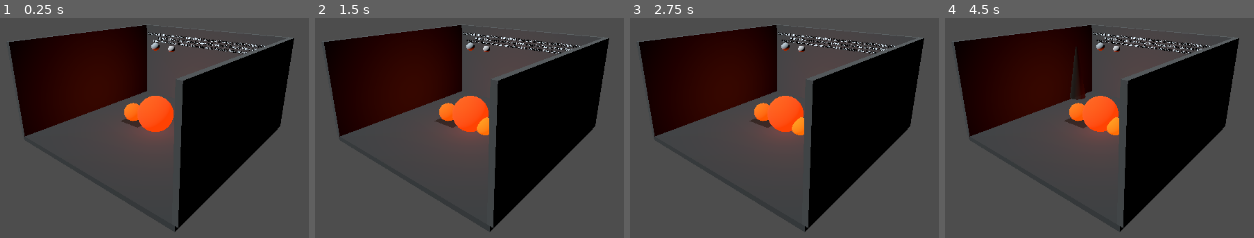
Above: before the commit, frames 1-4 (left to right).
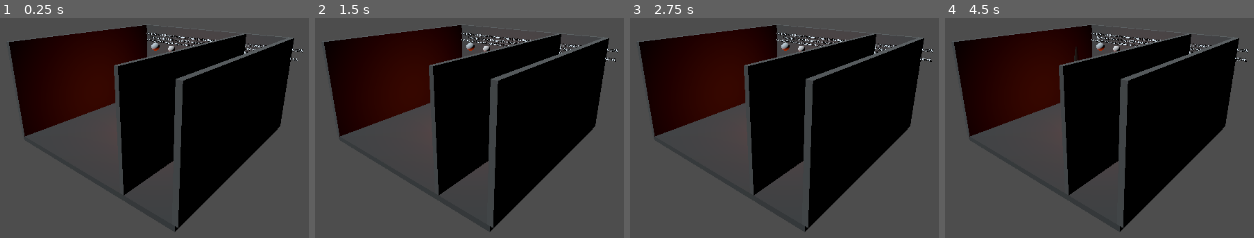
Above: after the commit, the same moments.

Repository: kblood/GameSystems
Game: Godot game, scene res://demos/sprinkler_fire/fire_station_demo.tscn
Same seed, same stepped clock (60 frames per second), same inputs: the game is played once before the commit and once after it. The project has no main scene, so this scene is started directly.
Inputs:
- Up to frame 1 (0.25 s): no input
- Up to frame 2 (1.5 s): tap Enter at 0.5 s; hold D 0.53-1.28 s; tap H at 0.6 s; tap G at 0.8, 1.35 s; hold S from 1.28 s (still down)
- Up to frame 3 (2.75 s): tap H at 1.55, 2.1 s; tap Space at 2 s; release S at 2.03 s; hold D from 2.03 s (still down); tap G at 2.3 s
- Up to frame 4 (4.5 s): tap Enter at 2.75, 4.25 s; tap G at 2.85, 3.8 s; tap H at 3.05 s; tap Space at 3.5 s; release D at 3.53 s; hold S from 3.53 s (still down); tap F at 3.6 s; tap V at 4.35 s

The runs differ from the first frame. In frame 1, 13% of the frame differs, in the area x 36-99%, y 6-81%; in frame 2, 13%; in frame 3, 13%; in frame 4, 13%.

Commit message:
Integrate thermal portals into fire demo

Diff:
--- a/godot/demos/sprinkler_fire/fire_station_demo.gd
+++ b/godot/demos/sprinkler_fire/fire_station_demo.gd
@@ -2,6 +2,7 @@
 ## Small runnable composition of the native thermal, supply, battery, pump and sprinkler kernels.
 
 const Thermal = preload("res://addons/gs_thermal/gs_thermal_system.gd")
+const ThermalPortals = preload("res://addons/gs_thermal_portals/gs_thermal_portal_system.gd")
 const FireSpread = preload("res://addons/gs_fire_spread/gs_spatial_fire_spread_system.gd")
 const SupplyTank = preload("res://addons/gs_resource_adapters/gs_supply_tank.gd")
 const Sprinklers = preload("res://addons/gs_sprinklers/gs_sprinkler_system.gd")
@@ -11,6 +12,8 @@
 const PuddleFire = preload("res://addons/gs_thermal/gs_puddle_fire_adapter.gd")
 
 const ROOM_ID := &"demo-room"
+const ADJACENT_ROOM_ID := &"adjacent-room"
+const DOOR_ID := &"compartment-door"
 const FIRE_ID := &"burning-pallet"
 const SPREAD_FIRE_ID := &"nearby-crate"
 const SPILL_FIRE_ID := &"diesel-spill-fire"
@@ -26,6 +29,7 @@
 const WATER_CAPACITY_ML := 20000.0
 
 var thermal: RefCounted
+var thermal_portals: RefCounted
 var fire_spread: RefCounted
 var tank: RefCounted
 var diesel_tank: RefCounted
@@ -39,6 +43,7 @@
 var sprinkler_water_puddle_id := -1
 var fuel_valve_open := false
 var valve_open := true
+var compartment_door_open := false
 var main_switch_on := true
 var fault_switch_on := false
 var last_spray_ml := 0.0
@@ -56,6 +61,7 @@
 var _spill_fire_visual: MeshInstance3D
 var _spill_visual: MeshInstance3D
 var _sprinkler_runoff_visual: MeshInstance3D
+var _door_visual: Node3D
 
 
 func _ready() -> void:
@@ -63,6 +69,9 @@
 	thermal = Thermal.new()
 	# A low bounded capacity makes automatic sensor activation visible in a short demo.
 	thermal.add_room(ROOM_ID, {"temperature_c": 20.0, "heat_capacity_kj_c": 0.1})
+	thermal.add_room(ADJACENT_ROOM_ID, {"temperature_c": 20.0, "heat_capacity_kj_c": 0.1})
+	thermal_portals = ThermalPortals.new(thermal)
+	thermal_portals.add_portal(DOOR_ID, ROOM_ID, ADJACENT_ROOM_ID, {"opening": 0.0})
 	thermal.add_object(FIRE_ID, {"room_id": ROOM_ID, "position": Vector3.ZERO,
 		"temperature_c": 450.0, "ignition_c": 250.0, "heat_capacity_kj_c": 8.0,
 		"flammability": 0.9, "fuel": 300.0, "burn_rate": 2.0, "heat_kj_per_fuel": 18.0})
@@ -140,6 +149,7 @@
 		KEY_T: trigger_runoff_head()
 		KEY_D: trigger_diesel_head()
 		KEY_G: set_fuel_valve(not fuel_valve_open)
+		KEY_H: set_compartment_door(not compartment_door_open)
 
 
 ## Testable host tick; each kernel applies its own fixed-step budget.
@@ -168,6 +178,8 @@
 		thermal_debt = fire_result.pending_seconds
 		remaining = maxf(0.0, remaining - slice)
 		if int(tick.get("steps", 0)) == 1:
+			var portal_tick: Dictionary = thermal_portals.step(Thermal.FIXED_STEP)
+			if not portal_tick.get("ok", false): return {"ok": false, "reason": &"portal_tick"}
 			var spread_tick: Dictionary = fire_spread.step(Thermal.FIXED_STEP)
 			if not spread_tick.get("ok", false): return {"ok": false, "reason": &"spread_tick"}
 			spread_steps += 1
@@ -221,6 +233,14 @@
 func set_fuel_valve(open: bool) -> bool:
 	if sprinklers == null or not sprinklers.set_valve_open(DIESEL_HEAD_ID, open): return false
 	fuel_valve_open = open
+	_update_status()
+	return true
+
+
+func set_compartment_door(open: bool) -> bool:
+	if thermal_portals == null or not thermal_portals.set_opening(DOOR_ID, 1.0 if open else 0.0): return false
+	compartment_door_open = open
+	if is_instance_valid(_door_visual): _door_visual.rotation.y = deg_to_rad(90.0 if open else 0.0)
 	_update_status()
 	return true
 
@@ -366,6 +386,8 @@
 	return {"fire": thermal.object_state(FIRE_ID), "spread_fire": thermal.object_state(SPREAD_FIRE_ID),
 		"spill_fire": thermal.object_state(SPILL_FIRE_ID),
 		"room": thermal.room_state(ROOM_ID),
+		"adjacent_room": thermal.room_state(ADJACENT_ROOM_ID),
+		"door_open": compartment_door_open, "door": thermal_portals.state(DOOR_ID),
 		"supply": tank.state(), "battery": battery.state(), "pump": pump.state(),
 		"head": sprinklers.head_state(HEAD_ID), "valve_open": valve_open,
 		"runoff_head": sprinklers.head_state(RUNOFF_HEAD_ID),
@@ -390,6 +412,13 @@
 	add_child(_box(Vector3(8.0, 4.0, 0.2), Vector3(0.0, 2.0, -4.0), Color(0.29, 0.31, 0.32)))
 	add_child(_box(Vector3(0.2, 4.0, 8.0), Vector3(-4.0, 2.0, 0.0), Color(0.29, 0.31, 0.32)))
 	add_child(_box(Vector3(0.2, 4.0, 8.0), Vector3(4.0, 2.0, 0.0), Color(0.29, 0.31, 0.32)))
+	add_child(_box(Vector3(0.16, 4.0, 3.35), Vector3(2.0, 2.0, -2.32), Color(0.29, 0.31, 0.32)))
+	add_child(_box(Vector3(0.16, 4.0, 3.35), Vector3(2.0, 2.0, 2.32), Color(0.29, 0.31, 0.32)))
+	add_child(_box(Vector3(0.16, 1.25, 1.3), Vector3(2.0, 3.375, 0.0), Color(0.29, 0.31, 0.32)))
+	_door_visual = Node3D.new()
+	_door_visual.position = Vector3(2.0, 0.0, -0.62)
+	_door_visual.add_child(_box(Vector3(0.12, 2.75, 1.2), Vector3(0.0, 1.375, 0.62), Color(0.42, 0.34, 0.22)))
+	add_child(_door_visual)
 	_fire_visual = _sphere(0.75, Vector3(0.0, 0.8, 0.0), Color(1.0, 0.26, 0.035), true)
 	add_child(_fire_visual)
 	_spread_fire_visual = _sphere(0.38, Vector3(0.8, 0.45, 0.0), Color(1.0, 0.43, 0.04), true)
@@ -508,11 +537,14 @@
 	var runoff_total_ml := 0.0
 	for receipt: Dictionary in sprinkler_source_receipts.values():
 		runoff_total_ml += float(receipt.get("puddle_ml", 0.0))
-	_status_label.text = "F water head | T floor runoff | V valve | D diesel head | G fuel valve | B battery | S switch | X fault | C fuse | R refill\nI ignite spill | E cool spill | Head: %s  Valve: %s  Switch: %s  Fuse: %s  Water: %.0f mL\nBattery: %.1f / %.1f Wh  Smoke: %.2f  Fuel puddle: %.0f mL (%s)  Tank: %.0f mL  Deposited: %.0f mL" % [
+	_status_label.text = "F water head | T floor runoff | H compartment door | V valve | D diesel head | G fuel valve | B battery | S switch | X fault | C fuse | R refill\nI ignite spill | E cool spill | Door: %s  Head: %s  Valve: %s  Switch: %s  Fuse: %s  Water: %.0f mL\nBattery: %.1f / %.1f Wh  Smoke: %.2f  Adjacent: %.1f C / %.3f smoke  Fuel puddle: %.0f mL (%s)  Tank: %.0f mL  Deposited: %.0f mL" % [
+		"OPEN" if compartment_door_open else "CLOSED",
 		"ON" if head.get("triggered", false) else "standby", "OPEN" if valve_open else "CLOSED",
 		"ON" if main_switch_on else "OFF", "BLOWN" if electricity != null and electricity.state(FUSE_ID).blown else "OK",
 		water_ml, float(battery_state.energy_wh), float(battery_state.capacity_wh),
 		float(thermal.room_state(ROOM_ID).get("smoke", 0.0)) if thermal != null else 0.0,
+		float(thermal.room_state(ADJACENT_ROOM_ID).get("temperature_c", 20.0)) if thermal != null else 20.0,
+		float(thermal.room_state(ADJACENT_ROOM_ID).get("smoke", 0.0)) if thermal != null else 0.0,
 		float(spill_components.get("diesel", 0.0)), _spill_status(),
 		float(diesel_tank.state().components.get("diesel", 0.0)) if diesel_tank != null else 0.0,
 		runoff_total_ml]
--- a/godot/demos/sprinkler_fire/fire_station_demo_tests.gd
+++ b/godot/demos/sprinkler_fire/fire_station_demo_tests.gd
@@ -18,6 +18,42 @@
 	case_result(initial.fire.burning and initial.supply.components.water == 20000.0
 		and initial.battery.energy_wh == 180.0 and not initial.fuse_blown,
 		"scene composes an active fire, finite water supply and fused battery circuit")
+	var compartments_demo: Node3D = DemoScene.instantiate()
+	root.add_child(compartments_demo)
+	var closed_door_state: Dictionary = compartments_demo.demo_state()
+	var door_panel := compartments_demo._door_visual.get_child(0) as MeshInstance3D
+	var closed_geometry_ok := (is_zero_approx(compartments_demo._door_visual.rotation.y)
+		and is_equal_approx(door_panel.global_position.z, 0.0)
+		and is_equal_approx((door_panel.mesh as BoxMesh).size.z, 1.2))
+	case_result(closed_geometry_ok, "closed door panel is centered and covers the authored wall opening")
+	var closed_room_ok := true
+	for _tick in 10:
+		closed_room_ok = closed_room_ok and bool(compartments_demo.advance(0.1).ok)
+	var isolated_room: Dictionary = compartments_demo.demo_state().adjacent_room
+	case_result(closed_door_state.door.opening == 0.0 and closed_room_ok
+		and is_equal_approx(float(isolated_room.smoke), 0.0)
+		and is_equal_approx(float(isolated_room.temperature_c), 20.0),
+		"closed compartment door isolates the adjacent room from fire smoke and heat")
+	var door_key := InputEventKey.new()
+	door_key.pressed = true
+	door_key.keycode = KEY_H
+	compartments_demo._unhandled_key_input(door_key)
+	case_result(compartments_demo.demo_state().door.opening == 1.0
+		and is_equal_approx(compartments_demo._door_visual.rotation.y, PI * 0.5),
+		"H opens the edge-hinged panel and its portal together")
+	compartments_demo._unhandled_key_input(door_key)
+	case_result(compartments_demo.demo_state().door.opening == 0.0
+		and is_zero_approx(compartments_demo._door_visual.rotation.y),
+		"H closes the panel over the opening and disables portal exchange")
+	compartments_demo._unhandled_key_input(door_key)
+	var open_room_ok := true
+	for _tick in 10:
+		open_room_ok = open_room_ok and bool(compartments_demo.advance(0.1).ok)
+	var exposed_room: Dictionary = compartments_demo.demo_state().adjacent_room
+	case_result(open_room_ok and float(exposed_room.smoke) > 0.0
+		and float(exposed_room.temperature_c) > 20.0,
+		"open compartment door exchanges fire smoke and heat into the adjacent room")
+	compartments_demo.queue_free()
 	case_result(initial.diesel_puddle == {"diesel": 1200.0, "water": 600.0}
 		and initial.puddle_ledger.held_ml == 1800.0 and initial.diesel_spill_visible
 		and not initial.spill_fire_visible and initial.spill_status == "READY",
Not shown, changed: docs/improvement_backlog.md
Not shown, changed: godot/demos/sprinkler_fire/README.md
